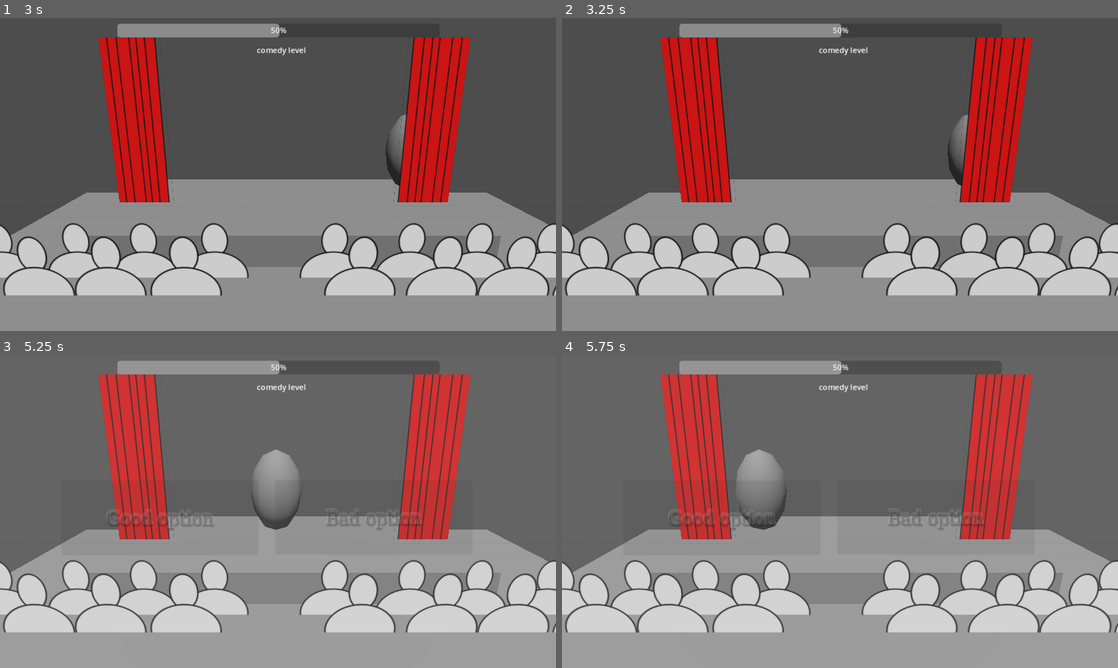
Above: before the commit, frames 1-4 (two rows, left to right).
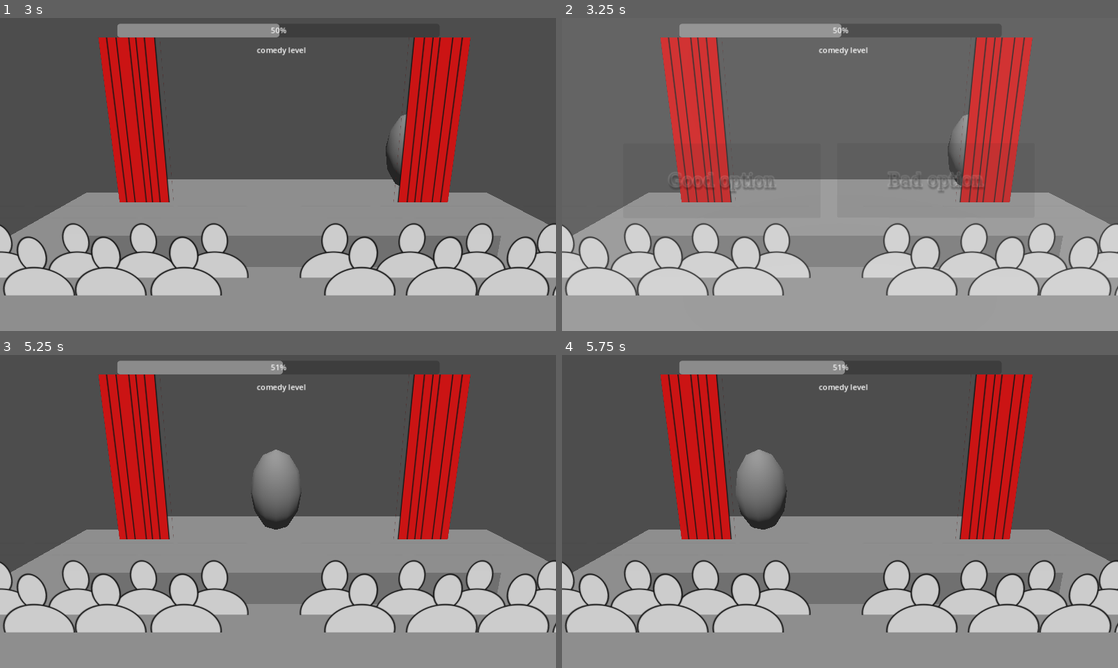
Above: after the commit, the same moments.

Repository: lurppa/barkable
Game: Godot game, scene res://scenes/main.tscn
Two runs of this game, one before a commit and one after it. Both use one fixed random seed, a clock stepped at 60 frames per second and the inputs below.
Inputs (mouse positions are in pixels of both pictures, inside the frame that each line leads up to):
- Up to frame 1 (3 s): tap Enter (ui_accept) at 0.5, 0.77, 1.52, 2, 2.75 s; move the mouse to (400, 158) at 0.52 s; hold D (Move Right) 0.53-1.28 s; tap S (Move Front) every 0.75 s from 0.6 to 2.85 s; move the mouse to (166, 190) at 1.27 s; hold W (Move Back) 1.28-2.03 s; move the mouse to (333, 105) at 2.02 s; hold D (Move Right) from 2.03 s (still down); move the mouse to (250, 237) at 2.77 s
- Up to frame 2 (3.25 s): keep holding D (Move Right); tap Enter (ui_accept) at 3.02 s
- Up to frame 3 (5.25 s): release D (Move Right) at 3.5 s; click (161, 517) at 3.5 s, where only the run after the commit has a clickable "Good option"; tap Enter (ui_accept) at 4.25, 4.52 s; move the mouse to (444, 558) at 4.27 s; hold A (Move Left) from 4.28 s (still down); tap S (Move Front) at 4.35, 5.1 s; move the mouse to (111, 464) at 5.02 s
- Up to frame 4 (5.75 s): keep holding A (Move Left); tap Enter (ui_accept) at 5.27 s

Frame 1 is identical in both runs. In frame 2, 12% of the frame differs, in the area x 0-100%, y 6-89%; in frame 3, 12%, in the area x 0-100%, y 1-89%; in frame 4, 12%.

Commit message:
Wired gameplay logic to main.gd

Diff:
--- a/scenes/main.tscn
+++ b/scenes/main.tscn
@@ -21,12 +21,13 @@
 [node name="Main" type="Node3D"]
 script = ExtResource("1_b1maf")
 stage_path = NodePath("Stage")
+dialog_path = NodePath("Dialog")
 
 [node name="Stage" parent="." instance=ExtResource("2_vo661")]
 transform = Transform3D(1, 0, 0, 0, 1, 0, 0, 0, 1, 0, 0, -2.97054)
 throw_point1_path = NodePath("../ThrowPoint")
 throw_point2_path = NodePath("../ThrowPoint2")
-throw_items = null
+throw_items = false
 
 [node name="Camera3D" type="Camera3D" parent="."]
 transform = Transform3D(1, 0, 0, 0, 0.96593, 0.258802, 0, -0.258802, 0.96593, -0.216831, 2.60555, 2.97223)
--- a/scenes/stage.tscn
+++ b/scenes/stage.tscn
@@ -20,9 +20,8 @@
 player_path = NodePath("Comedian")
 throw_point1_path = NodePath("")
 throw_point2_path = NodePath("")
-throw_items = null
 
-[node name="Platform" type="StaticBody3D" parent="."]
+[node name="Platform" type="StaticBody3D" parent="." groups=["stage"]]
 
 [node name="CSGBox3D" type="CSGBox3D" parent="Platform"]
 size = Vector3(6, 1, 3)
@@ -39,7 +38,7 @@
 transform = Transform3D(1, 0, 0, 0, 1, 0, 0, 0, 1, 0.0246758, 1.92539, -0.0595913)
 shape = SubResource("BoxShape3D_1wk48")
 
-[node name="StaticBody3D" type="StaticBody3D" parent="Platform/Walls"]
+[node name="StaticBody3D" type="StaticBody3D" parent="Platform/Walls" groups=["stage"]]
 
 [node name="CollisionShape3D" type="CollisionShape3D" parent="Platform/Walls/StaticBody3D"]
 transform = Transform3D(1, 0, 0, 0, 1, 0, 0, 0, 1, 3.48088, 1.98283, -0.00592041)
--- a/scripts/dialog_controller.gd
+++ b/scripts/dialog_controller.gd
@@ -1,31 +1,28 @@
 extends Node
 
+signal dialog_chosen(score)
+
 func _ready():
-
 	$ButtonHolder/GoodDialogButton.pressed.connect(good_button_pressed)
 	$ButtonHolder/BadDialogButton.pressed.connect(bad_button_pressed)
-	$ComedyLevel.value = 50
 	$ButtonHolder.visible = false
-	show_dialog_with_timer()
 
 
-func _on_timer_timeout():
-	$ButtonHolder.visible = true
+func show_dialog(val: bool):
+	$ButtonHolder.visible = val
+
+
+func set_comedy_level(val):
+	$ComedyLevel.value = val
+
 
 func good_button_pressed():
 	print('good was pressed')
+	emit_signal("dialog_chosen", 1.0)
 	$ButtonHolder.visible = false
-	$ComedyLevel.value += 1
-	$"../Stage".throw_multiple_items()
-	show_dialog_with_timer()
 
 
 func bad_button_pressed():
 	print('bad was pressed')
+	emit_signal("dialog_chosen", -1.0)
 	$ButtonHolder.visible = false
-	$ComedyLevel.value -= 1
-	$"../Stage".throw_multiple_items()
-	show_dialog_with_timer()
-
-func show_dialog_with_timer():
-	get_tree().create_timer(5).connect("timeout", _on_timer_timeout)
--- a/scripts/main.gd
+++ b/scripts/main.gd
@@ -1,13 +1,38 @@
 extends Node3D
 
+const STARTING_COMEDY_SCORE = 50.0
+
 @export_node_path var stage_path
+@export_node_path var dialog_path
 
 @onready var stage = get_node(stage_path)
+@onready var dialog = get_node(dialog_path)
+
+var comedy_score:
+	set(val):
+		comedy_score = val
+		dialog.set_comedy_level(comedy_score)
 
 
 func _ready():
-	await get_tree().create_timer(5.0).timeout
-	#await get_tree().create_timer(5.0).timeout
-	#stage.throw_items = true
-	#await get_tree().create_timer(2.0).timeout
-	#stage.throw_items = false
+	comedy_score = STARTING_COMEDY_SCORE
+	dialog.connect("dialog_chosen", _on_dialog_chosen)
+	stage.connect("item_hit_player", _on_item_hit_player)
+	_show_dialog()
+
+
+func _show_dialog():
+	await get_tree().create_timer(3.0).timeout
+	dialog.show_dialog(true)
+
+
+func _on_dialog_chosen(val):
+	comedy_score += val
+	if val < 0.0:
+		stage.throw_multiple_items()
+	await get_tree().create_timer(3.0).timeout
+	_show_dialog()
+
+
+func _on_item_hit_player(_item):
+	comedy_score -= 10.0
--- a/scripts/stage.gd
+++ b/scripts/stage.gd
@@ -1,4 +1,6 @@
 extends Node3D
+
+signal item_hit_player(item)
 
 const THROW_ITEM = preload("res://scenes/thrown_item.tscn")
 const TARGET_OFFSET = Vector3(0, 10, 0)
@@ -25,7 +27,7 @@
 func start_throwing(count_of_items:int):
 	for i in range(count_of_items):
 		print(str(i) + ' toss')
-		get_tree().create_timer(float(i/2)).connect("timeout", throw_item)
+		get_tree().create_timer(i/2.0).connect("timeout", throw_item)
 
 
 func throw_item():
@@ -38,9 +40,5 @@
 	var item = THROW_ITEM.instantiate()
 	item.position = throw_point
 	item.linear_velocity = dir_to_player * THROW_VELOCITY
-	item.connect("hit_player", _on_item_hit_player)
+	item.connect("hit_player", func(item2): emit_signal("item_hit_player", item2))
 	add_child(item)
-
-
-func _on_item_hit_player(item):
-	print("%s hit the player!" % item.name)
--- a/scripts/thrown_item.gd
+++ b/scripts/thrown_item.gd
@@ -2,12 +2,15 @@
 
 signal hit_player(item)
 
-const ALIVE_FOR = 5.0
+const ALIVE_FOR = 1.0
 
-# Timer to make the thrown item disappear after initialisation
+
 func _ready():
-	get_tree().create_timer(ALIVE_FOR).connect("timeout", queue_free)
 	var helper = func(body):
 		if body.is_in_group("player"):
 			emit_signal("hit_player", self)
+			queue_free()
+		if body.is_in_group("stage"):
+			get_tree().create_timer(ALIVE_FOR).connect("timeout", queue_free)
+
 	connect("body_entered", helper)
Not shown: 1 places in scenes/main.tscn that only renumber resources
